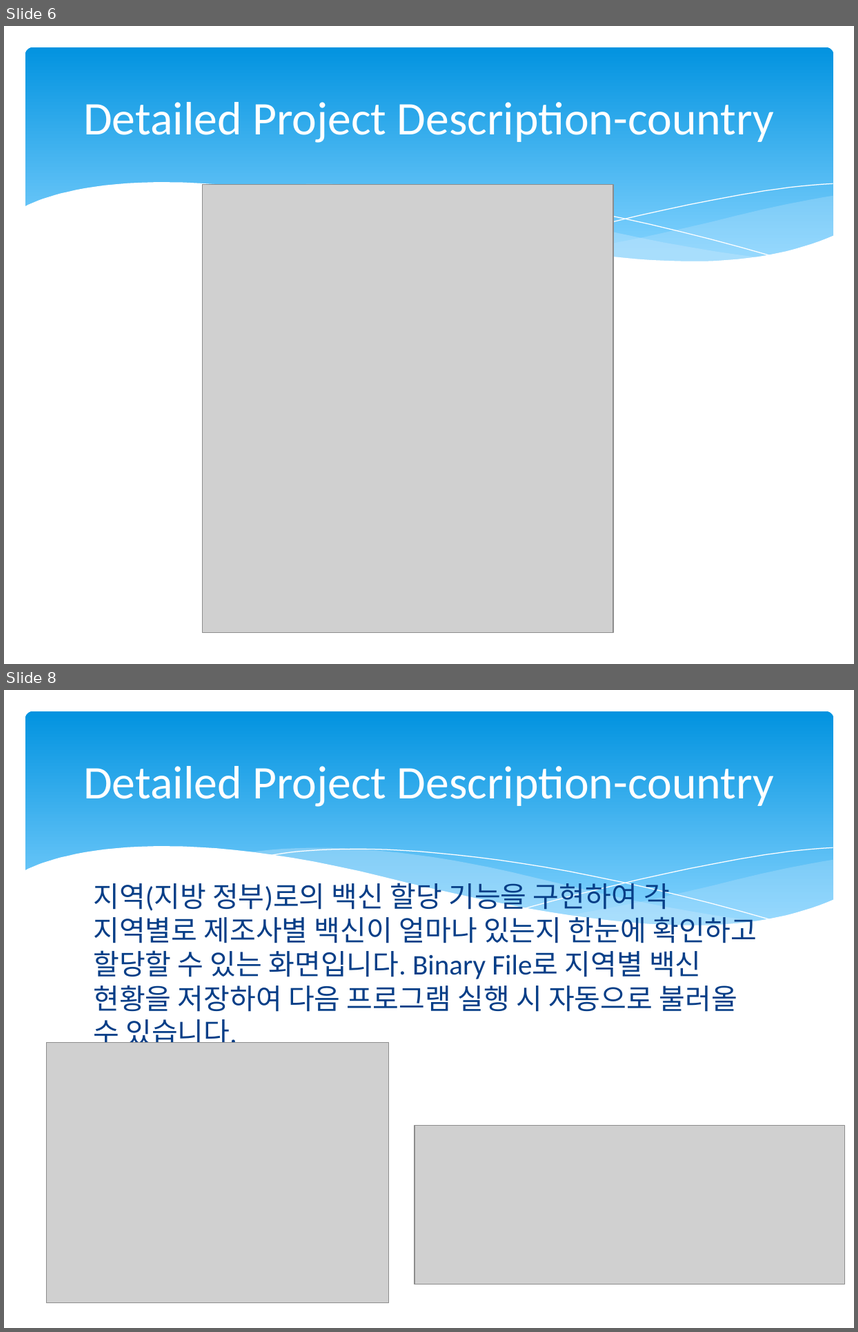
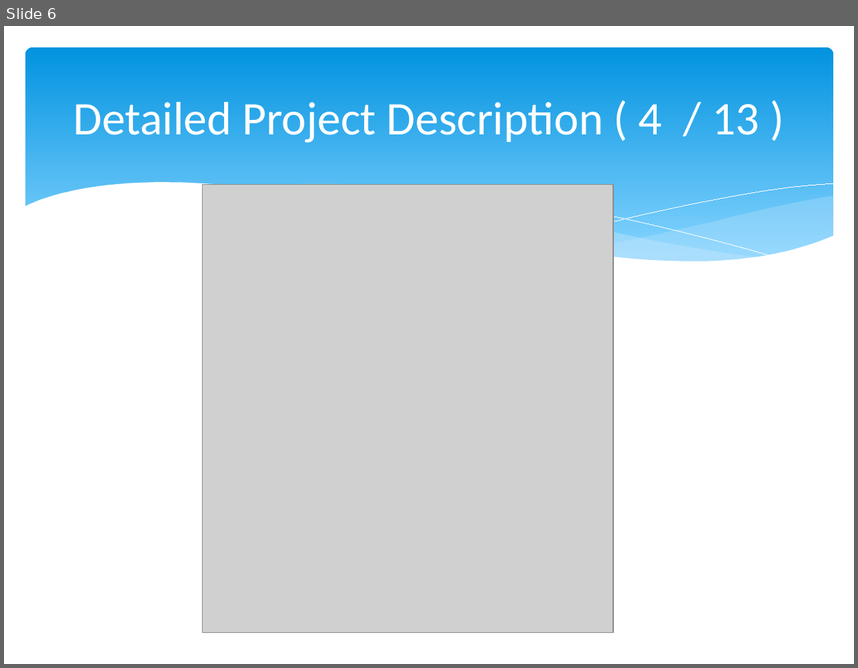
Before and after one commit to hankn01/VaccineCMSJavaSwing, a slide deck: team1Presentation.pptx. Shown one above the other, each under a label of ours: slides 6 and 8 before the commit, slide 6 after it; the slides between them are not shown. The pictures are 858x1332 and 858x668 pixels, drawn with LibreOffice and Linux fonts; fonts in the diff are those of the drawing; grey boxes stand for pictures. Boxes give left, top, right and bottom in pixels: in the first picture for what was removed or moved away, otherwise in the second. Text is boxed around its words. In the diff, an @@ line names an element or a change of style, - is before the commit and + after.

Commit message:
project done

```diff
--- a/team1Presentation.pptx
+++ b/team1Presentation.pptx
@@ slide 8 removed at (x1=4, y1=690, x2=854, y2=1328), background #FFFFFF; not listed: 6 template elements that a slide beside it also shows @@
@@ title removed at (x1=83, y1=766, x2=774, y2=807) @@
-Detailed Project Description-country
@@ text removed at (x1=93, y1=878, x2=757, y2=1050) @@
-지역(지방 정부)로의 백신 할당 기능을 구현하여 각 지역별로 제조사별 백신이 얼마나 있는지 한눈에 확인하고 할당할 수 있는 화면입니다. Binary File로 지역별 백신 현황을 저장하여 다음 프로그램 실행 시 자동으로 불러올 수 있습니다.
@@ picture removed at (x1=47, y1=1042, x2=389, y2=1302) @@
@@ picture removed at (x1=415, y1=1125, x2=844, y2=1283) @@
@@ slide 6 changed as well @@
@@ rounded rectangle at (x1=25, y1=47, x2=833, y2=276): fill gradient #0293E0 to #81D2FE to gradient #0293E0 to #83D3FE @@
@@ title at (x1=73, y1=102, x2=760, y2=143): text changed @@
-Detailed Project Description-country
+Detailed Project Description ( 4 / 13 )
@@ freeform shape at (x1=267, y1=185, x2=775, y2=257): outline #FFFFFF 0.75 pt to #FFFFFF 0 pt @@
@@ freeform shape at (x1=525, y1=183, x2=833, y2=243): outline #FFFFFF 0.75 pt to #FFFFFF 0 pt @@
```
Also in this commit, not shown: 15 other slides changed, 2 slides added, 1 other slide removed.
